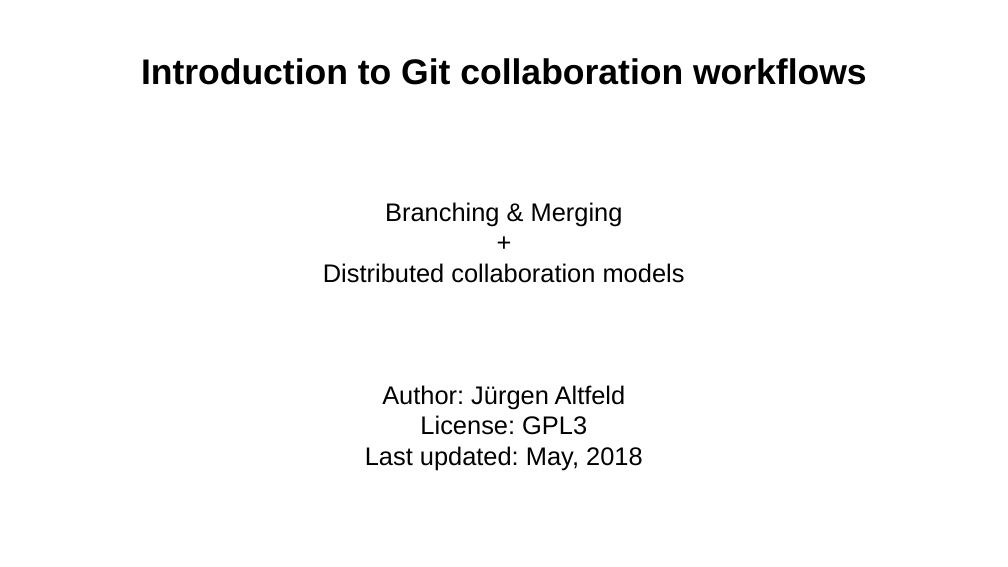
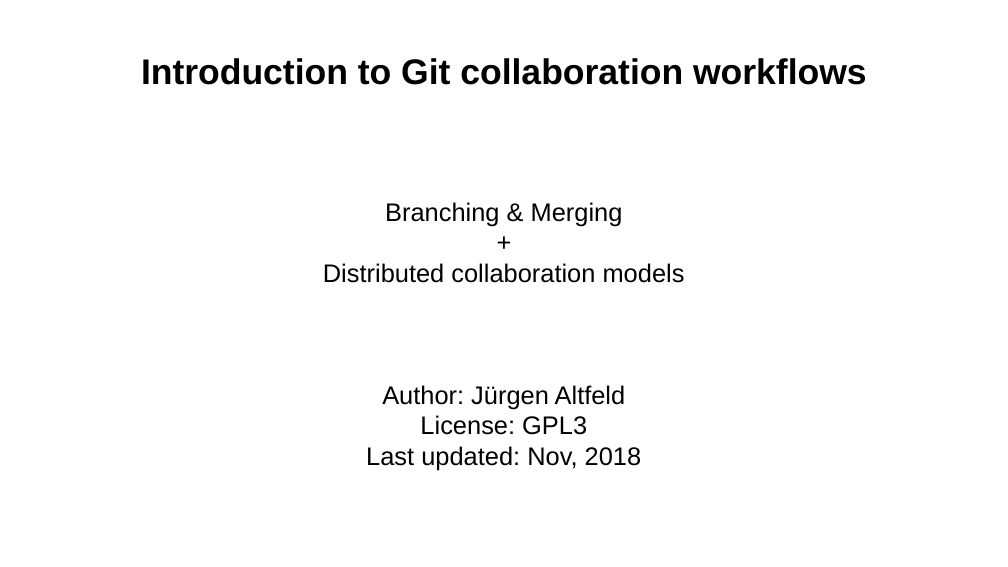
Before and after one commit to aryoda/git_essentials, a slide deck: slide 1 of Introduction to Git collaboration workflows.odp. Drawn at 1008x567 pixels with LibreOffice and Linux fonts; fonts in the diff are those of the drawing. Boxes give left, top, right and bottom in pixels: in the first picture for what was removed or moved away, otherwise in the second. Text is boxed around its words. In the diff, an @@ line names an element or a change of style, - is before the commit and + after.

```diff
--- a/Introduction to Git collaboration workflows.odp
+++ b/Introduction to Git collaboration workflows.odp
@@ subtitle at [366,446,642,470]: text changed @@
-Last updated: May, 2018
+Last updated: Nov, 2018
```
Also in this commit, not shown: 2 other slides changed, 1 slide added.
